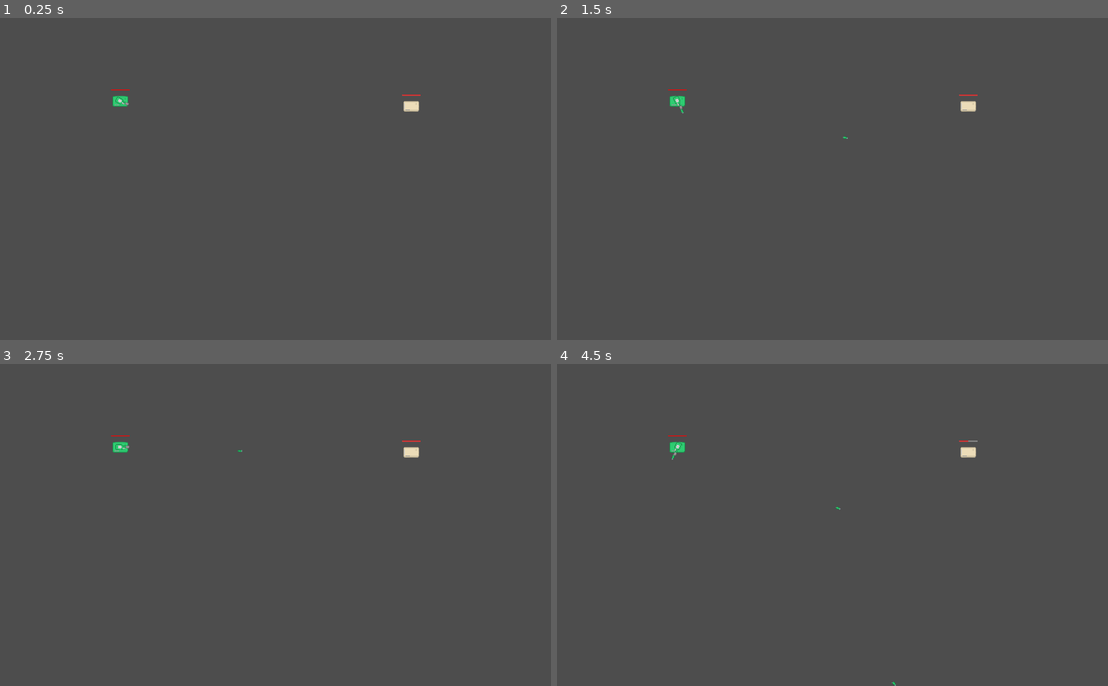
Above: before the commit, frames 1-4 (two rows, left to right).
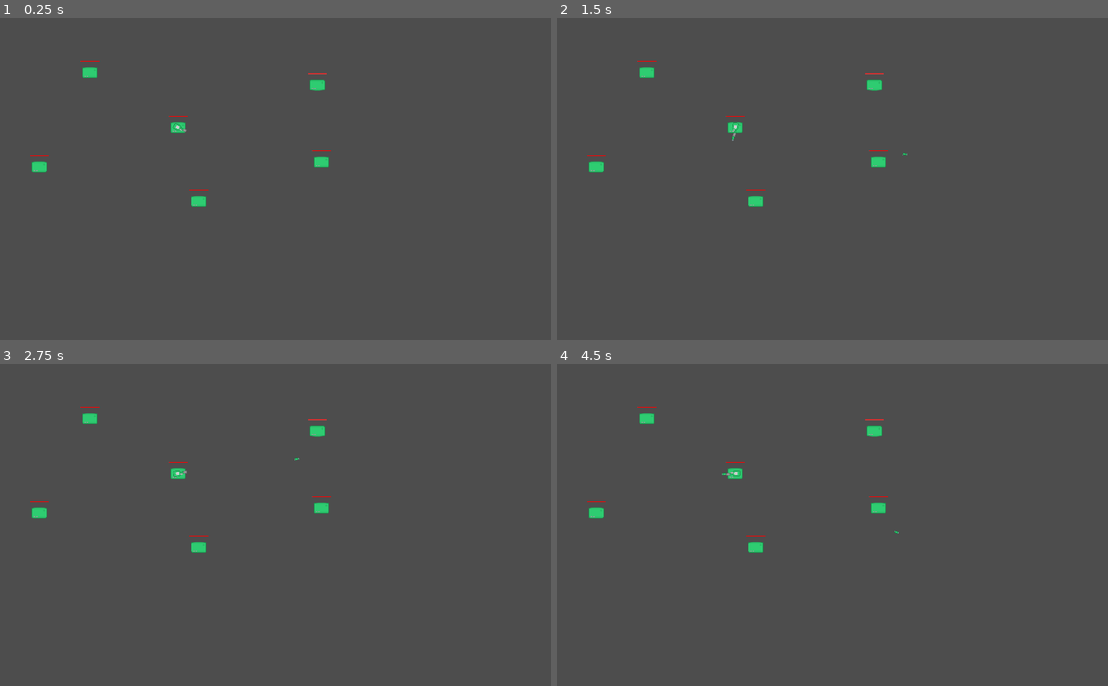
Above: after the commit, the same moments.

Repository: georgetruong/TankDefender
Game: Godot game, scene res://scenes/level.tscn
Same seed, same stepped clock (60 frames per second), same inputs: the game is played once before the commit and once after it.
Inputs (mouse positions are in pixels of both pictures, inside the frame that each line leads up to):
- Up to frame 1 (0.25 s): no input
- Up to frame 2 (1.5 s): tap Enter at 0.5 s; move the mouse to (964, 162) at 0.52 s; click (964, 162) at 0.67 s; tap Space at 1.25 s; move the mouse to (722, 195) at 1.27 s; click (722, 195) at 1.42 s
- Up to frame 3 (2.75 s): tap Enter at 2 s; move the mouse to (336, 454) at 2.02 s; click (336, 454) at 2.17 s
- Up to frame 4 (4.5 s): tap Space at 2.75 s; move the mouse to (810, 589) at 2.77 s; click (810, 589) at 2.92 s; move the mouse to (1008, 573) at 3.52 s; click (1008, 573) at 3.67 s; tap Enter at 4.25 s; move the mouse to (667, 476) at 4.27 s; click (667, 476) at 4.42 s

The runs differ from the first frame. In frame 1, 0.8% of the frame differs, in the area x 5-77%, y 13-59%; in frame 2, 0.9%; in frame 3, 0.8%; in frame 4, 0.9%, in the area x 5-77%, y 13-100%.

Commit message:
Refactor health / hitbox to use components

Diff:
--- a/project.godot
+++ b/project.godot
@@ -15,6 +15,10 @@
 config/features=PackedStringArray("4.2", "Forward Plus")
 config/icon="res://icon.svg"
 
+[autoload]
+
+Globals="*res://scripts/globals.gd"
+
 [display]
 
 window/size/viewport_width=1280
--- /dev/null
+++ b/scenes/enemy_tank.tscn
@@ -0,0 +1,22 @@
+[gd_scene load_steps=4 format=3 uid="uid://bairbkgtfa6h2"]
+
+[ext_resource type="PackedScene" uid="uid://di5rl8qlxctbd" path="res://scenes/unit.tscn" id="1_ohp17"]
+[ext_resource type="Script" path="res://scripts/enemy_unit.gd" id="2_n8et2"]
+
+[sub_resource type="RectangleShape2D" id="RectangleShape2D_eha3s"]
+size = Vector2(106.061, 78.7879)
+
+[node name="EnemyTank" instance=ExtResource("1_ohp17")]
+collision_layer = 8
+collision_mask = 7
+script = ExtResource("2_n8et2")
+move_speed = null
+sprite_size = null
+
+[node name="HitboxComponent" parent="." index="4"]
+collision_layer = 8
+collision_mask = 7
+
+[node name="CollisionShape2D" type="CollisionShape2D" parent="HitboxComponent" index="0"]
+position = Vector2(-1.5152, 0)
+shape = SubResource("RectangleShape2D_eha3s")
--- a/scenes/enemy_unit.tscn
+++ /dev/null
@@ -1,23 +0,0 @@
-[gd_scene load_steps=4 format=3 uid="uid://bk1d14puhyj82"]
-
-[ext_resource type="PackedScene" uid="uid://bjk0ex4yc0npm" path="res://scenes/unit.tscn" id="1_g4n70"]
-[ext_resource type="Script" path="res://scripts/enemy_unit.gd" id="2_82g0n"]
-
-[sub_resource type="CircleShape2D" id="CircleShape2D_tr6mt"]
-radius = 64.0
-
-[node name="EnemyUnit" instance=ExtResource("1_g4n70")]
-disable_mode = 1
-collision_layer = 8
-collision_mask = 7
-script = ExtResource("2_82g0n")
-
-[node name="TankBodySprite" parent="." index="2"]
-region_rect = Rect2(2050, 1410, 128, 128)
-
-[node name="Area2D" type="Area2D" parent="." index="5"]
-collision_layer = 8
-collision_mask = 7
-
-[node name="CollisionShape2D2" type="CollisionShape2D" parent="Area2D" index="0"]
-shape = SubResource("CircleShape2D_tr6mt")
--- /dev/null
+++ b/scenes/health_component.tscn
@@ -0,0 +1,10 @@
+[gd_scene load_steps=3 format=3 uid="uid://bk33onv6y4w16"]
+
+[ext_resource type="Script" path="res://scripts/health_component.gd" id="1_jj7y8"]
+[ext_resource type="PackedScene" uid="uid://bqlp08elp3jey" path="res://scenes/health_bar.tscn" id="2_uwif8"]
+
+[node name="HealthComponent" type="Node2D"]
+script = ExtResource("1_jj7y8")
+
+[node name="HealthBar" parent="." instance=ExtResource("2_uwif8")]
+metadata/_edit_use_anchors_ = true
--- /dev/null
+++ b/scenes/hitbox_component.tscn
@@ -0,0 +1,7 @@
+[gd_scene load_steps=2 format=3 uid="uid://bi8uttk4f0x87"]
+
+[ext_resource type="Script" path="res://scripts/hitbox_component.gd" id="1_k17t7"]
+
+[node name="HitboxComponent" type="Area2D" node_paths=PackedStringArray("health_component")]
+script = ExtResource("1_k17t7")
+health_component = NodePath("")
--- a/scenes/level.tscn
+++ b/scenes/level.tscn
@@ -1,11 +1,24 @@
 [gd_scene load_steps=3 format=3 uid="uid://ohbqqmgiyvqf"]
 
-[ext_resource type="PackedScene" uid="uid://elah1xi3jlm2" path="res://scenes/tank.tscn" id="1_y77hv"]
-[ext_resource type="PackedScene" uid="uid://bk1d14puhyj82" path="res://scenes/enemy_unit.tscn" id="2_54kv0"]
+[ext_resource type="PackedScene" uid="uid://bairbkgtfa6h2" path="res://scenes/enemy_tank.tscn" id="2_eei1n"]
+[ext_resource type="PackedScene" uid="uid://beek4k4dgldo3" path="res://scenes/player_tank.tscn" id="2_kip14"]
 
 [node name="Level" type="Node2D"]
 
-[node name="Tank" parent="." instance=ExtResource("1_y77hv")]
+[node name="PlayerTank" parent="." instance=ExtResource("2_kip14")]
+position = Vector2(414, 245)
+motion_mode = 0
 
-[node name="EnemyUnit" parent="." instance=ExtResource("2_54kv0")]
-position = Vector2(935, 198)
+[node name="EnemyTank" parent="." instance=ExtResource("2_eei1n")]
+
+[node name="EnemyTank2" parent="." instance=ExtResource("2_eei1n")]
+position = Vector2(460, 410)
+
+[node name="EnemyTank3" parent="." instance=ExtResource("2_eei1n")]
+position = Vector2(734, 322)
+
+[node name="EnemyTank4" parent="." instance=ExtResource("2_eei1n")]
+position = Vector2(725, 150)
+
+[node name="EnemyTank5" parent="." instance=ExtResource("2_eei1n")]
+position = Vector2(104, 333)
--- /dev/null
+++ b/scenes/player_tank.tscn
@@ -0,0 +1,26 @@
+[gd_scene load_steps=5 format=3 uid="uid://beek4k4dgldo3"]
+
+[ext_resource type="PackedScene" uid="uid://di5rl8qlxctbd" path="res://scenes/unit.tscn" id="1_glp5s"]
+[ext_resource type="Script" path="res://scripts/player.gd" id="2_gvx20"]
+[ext_resource type="Texture2D" uid="uid://6s6i4laudgdr" path="res://assets/tilesheets/towerDefense_tilesheet@2.png" id="3_4vmpk"]
+
+[sub_resource type="RectangleShape2D" id="RectangleShape2D_hxlmd"]
+size = Vector2(115.151, 78.7879)
+
+[node name="PlayerTank" instance=ExtResource("1_glp5s")]
+collision_layer = 2
+collision_mask = 25
+script = ExtResource("2_gvx20")
+
+[node name="TankTurretSprite" type="Sprite2D" parent="." index="2"]
+texture = ExtResource("3_4vmpk")
+region_enabled = true
+region_rect = Rect2(1920, 1536, 128, 128)
+
+[node name="HitboxComponent" parent="." index="5"]
+collision_layer = 8
+collision_mask = 25
+
+[node name="CollisionShape2D" type="CollisionShape2D" parent="HitboxComponent" index="0"]
+position = Vector2(3.03033, 0)
+shape = SubResource("RectangleShape2D_hxlmd")
--- a/scenes/projectile.tscn
+++ b/scenes/projectile.tscn
@@ -1,14 +1,15 @@
-[gd_scene load_steps=5 format=3 uid="uid://5nfgkuwopp6a"]
+[gd_scene load_steps=6 format=3 uid="uid://5nfgkuwopp6a"]
 
 [ext_resource type="PackedScene" uid="uid://h57e5o142ttl" path="res://scenes/tilesheet_sprite.tscn" id="1_as1x8"]
 [ext_resource type="Script" path="res://scripts/projectile.gd" id="1_oxat7"]
 [ext_resource type="Texture2D" uid="uid://cnaj4k68qsn4y" path="res://assets/tilesheets/topDownTanks_objects_tilesheet@2.png" id="2_60jiw"]
+[ext_resource type="PackedScene" uid="uid://bi8uttk4f0x87" path="res://scenes/hitbox_component.tscn" id="4_5etsh"]
 
-[sub_resource type="CapsuleShape2D" id="CapsuleShape2D_sqvco"]
-radius = 8.0
-height = 34.0
+[sub_resource type="CapsuleShape2D" id="CapsuleShape2D_mvdlh"]
+radius = 3.0
+height = 14.0
 
-[node name="TankShell" type="RigidBody2D"]
+[node name="Projectile" type="RigidBody2D"]
 collision_layer = 4
 collision_mask = 9
 script = ExtResource("1_oxat7")
@@ -19,16 +20,12 @@
 texture = ExtResource("2_60jiw")
 region_rect = Rect2(538, 585, 16, 32)
 
-[node name="CollisionShape2D2" type="CollisionShape2D" parent="."]
-rotation = 1.5708
-scale = Vector2(0.33, 0.33)
-shape = SubResource("CapsuleShape2D_sqvco")
-
-[node name="Area2D" type="Area2D" parent="."]
-scale = Vector2(0.33, 0.33)
+[node name="HitboxComponent" parent="." instance=ExtResource("4_5etsh")]
 collision_layer = 4
 collision_mask = 9
 
-[node name="CollisionShape2D" type="CollisionShape2D" parent="Area2D"]
+[node name="CollisionShape2D" type="CollisionShape2D" parent="HitboxComponent"]
 rotation = 1.5708
-shape = SubResource("CapsuleShape2D_sqvco")
+shape = SubResource("CapsuleShape2D_mvdlh")
+
+[connection signal="area_entered" from="HitboxComponent" to="." method="_on_hitbox_component_area_entered"]
--- a/scenes/unit.tscn
+++ b/scenes/unit.tscn
@@ -1,22 +1,18 @@
-[gd_scene load_steps=6 format=3 uid="uid://bjk0ex4yc0npm"]
+[gd_scene load_steps=6 format=3 uid="uid://di5rl8qlxctbd"]
 
 [ext_resource type="Script" path="res://scripts/unit.gd" id="1_kvfto"]
-[ext_resource type="PackedScene" uid="uid://bqlp08elp3jey" path="res://scenes/health_bar.tscn" id="2_md11i"]
 [ext_resource type="PackedScene" uid="uid://h57e5o142ttl" path="res://scenes/tilesheet_sprite.tscn" id="3_vb6eg"]
 [ext_resource type="Texture2D" uid="uid://cnaj4k68qsn4y" path="res://assets/tilesheets/topDownTanks_objects_tilesheet@2.png" id="4_sgxej"]
-
-[sub_resource type="CircleShape2D" id="CircleShape2D_tr6mt"]
-radius = 64.0
+[ext_resource type="PackedScene" uid="uid://bk33onv6y4w16" path="res://scenes/health_component.tscn" id="5_nuct5"]
+[ext_resource type="PackedScene" uid="uid://bi8uttk4f0x87" path="res://scenes/hitbox_component.tscn" id="6_wflfl"]
 
 [node name="Unit" type="CharacterBody2D"]
 position = Vector2(217, 122)
 scale = Vector2(0.33, 0.33)
 collision_layer = 0
 collision_mask = 0
+motion_mode = 1
 script = ExtResource("1_kvfto")
-
-[node name="HealthBar" parent="." instance=ExtResource("2_md11i")]
-metadata/_edit_use_anchors_ = true
 
 [node name="TargetLine" type="Line2D" parent="."]
 
@@ -28,7 +24,7 @@
 texture = ExtResource("4_sgxej")
 region_rect = Rect2(130, 0, 112, 112)
 
-[node name="CollisionShape2D" type="CollisionShape2D" parent="."]
-shape = SubResource("CircleShape2D_tr6mt")
+[node name="HealthComponent" parent="." instance=ExtResource("5_nuct5")]
 
-[node name="ProjectilesContainer" type="Node2D" parent="."]
+[node name="HitboxComponent" parent="." node_paths=PackedStringArray("health_component") instance=ExtResource("6_wflfl")]
+health_component = NodePath("../HealthComponent")
--- a/scripts/enemy_unit.gd
+++ b/scripts/enemy_unit.gd
@@ -1,3 +1,7 @@
 extends Unit
 
 class_name EnemyUnit
+
+func _ready():
+	super._ready()
+	team = Globals.Team.ENEMY
--- /dev/null
+++ b/scripts/globals.gd
@@ -0,0 +1,4 @@
+extends Node
+
+enum Team { PLAYER, ENEMY }
+enum UnitType { AIR, GROUND }
--- /dev/null
+++ b/scripts/health_component.gd
@@ -0,0 +1,29 @@
+extends Node2D
+class_name HealthComponent
+
+@export var MAX_HEALTH : int = 100
+var health : float
+
+@onready var health_bar = $HealthBar
+
+func _ready():
+	health = MAX_HEALTH
+
+func _process(delta):
+	health_bar.update_health(health, MAX_HEALTH)
+
+func hide_health_bar():
+	health_bar.hide()
+
+#func damage(attack: Attack): # TODO: Pull out attacks to its own class
+func damage(amount: float):
+	health -= amount
+	health = max(health, 0)
+	if health <= 0:
+		die()
+	else:
+		health_bar.update_health(health, MAX_HEALTH)
+
+func die():
+	# TODO: Emit death signal to parent
+	get_parent().queue_free()
--- /dev/null
+++ b/scripts/hitbox_component.gd
@@ -0,0 +1,12 @@
+extends Area2D
+class_name HitboxComponent
+
+@export var health_component: HealthComponent
+
+#func damage(attack: Attack):
+func damage(amount: float):
+	print(get_parent().name)
+	if health_component:
+		health_component.damage(amount)
+	else:
+		print("No health component")
--- a/scripts/tank.gd
+++ b/scripts/player.gd
@@ -1,6 +1,6 @@
 extends Unit
 
-class_name Tank
+class_name Player
 
 var target_position = null
 
@@ -11,6 +11,7 @@
 
 func _ready():
 	super._ready()
+	team = Globals.Team.PLAYER
 	setup_target_line()
 
 func _process(delta):
@@ -22,6 +23,7 @@
 	if event is InputEventMouseButton and event.button_index == MOUSE_BUTTON_RIGHT and event.pressed:
 		target_position = get_global_mouse_position()
 	elif event is InputEventMouseButton and event.button_index == MOUSE_BUTTON_LEFT and event.pressed:
+		# TODO: hold down button to continuously attack
 		attack()
 
 func _physics_process(delta):
@@ -84,4 +86,5 @@
 	shell_inst.linear_velocity = direction * 500
 	shell_inst.rotation = direction.angle()
 
+	shell_inst.team = team
 	get_tree().root.add_child(shell_inst)
--- a/scripts/projectile.gd
+++ b/scripts/projectile.gd
@@ -1,22 +1,23 @@
 extends RigidBody2D
+
+@onready var hitbox_component = $HitboxComponent
 
 @export var speed = 500
 @export var damage = 50
 
-@onready var area = $Area2D
+var team: Globals.Team = Globals.Team.PLAYER
 
 func _ready():
 	gravity_scale = 0
 	lock_rotation = true
 
-	area.body_entered.connect(_on_body_entered)
-
 	await get_tree().create_timer(2.0).timeout
 	queue_free()
 
-func _on_body_entered(body):
-	# TODO: Add explosion VFX and sound on collision
-	# TODO: Direct hit damage and also splash damage
-	if body is EnemyUnit:
-		body.take_damage(damage)
-	queue_free()
+func is_collision_with_enemy(area):
+	return area.get_parent().team != team
+
+func _on_hitbox_component_area_entered(area):
+	if area is HitboxComponent and is_collision_with_enemy(area):
+		area.damage(damage)
+		queue_free()
--- a/scripts/unit.gd
+++ b/scripts/unit.gd
@@ -2,42 +2,33 @@
 
 class_name Unit
 
-@export var current_health : int = 100
-@export var max_health : int = 100
+var team = Globals.Team.ENEMY
+
+var unit_type = Globals.UnitType.GROUND
+
+@onready var health_component = $HealthComponent
+@onready var hitbox_component = $HitboxComponent
 
 @export var move_speed = 200
 
 @export var sprite_size: Vector2 = Vector2(128, 128)
 
-@onready var health_bar = $HealthBar
-
 @onready var death_sprite = $DeathSprite
 var show_death_sprite_delay = 0.3
-
-var unit_type = "enemy"
 
 func _ready():
 	death_sprite.hide()
 	pass
 
 func _process(delta):
-	# TODO: BUG - Health bar shouldn't rotate with the character. Put it into level canvas layer.
-	health_bar.update_health(current_health, max_health)
+	pass
 
 func attack():
 	pass
 
-func take_damage(amount):
-	current_health -= amount
-	current_health = max(current_health, 0)
-	print(current_health)
-	if current_health <= 0:
-		die()
-	else:
-		health_bar.update_health(current_health, max_health)
-
 func die():
-	health_bar.hide()
+	if health_component:
+		health_component.hide_health_bar()
 
 	var timer = Timer.new()
 	get_tree().root.add_child(timer)
